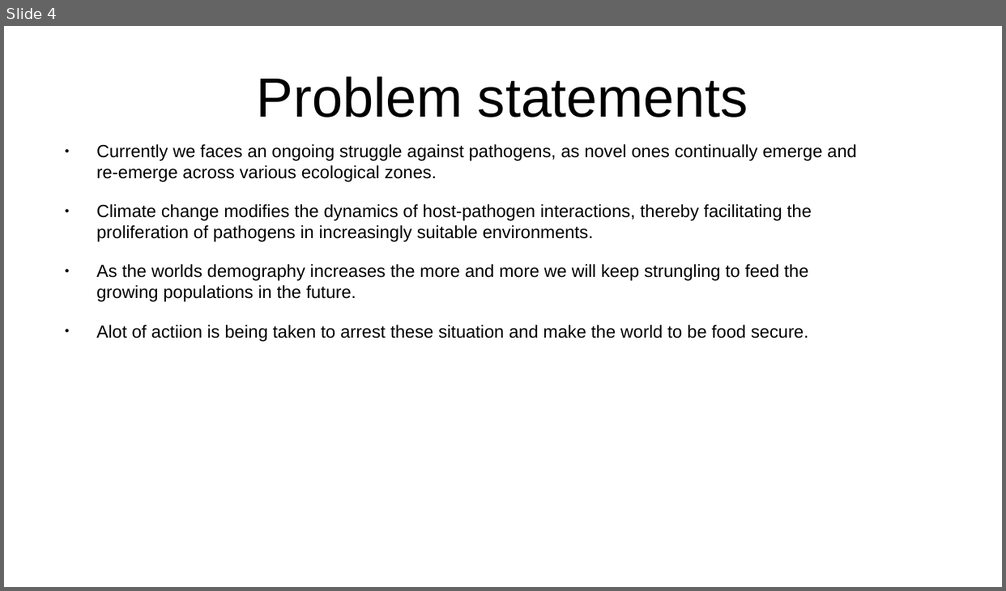
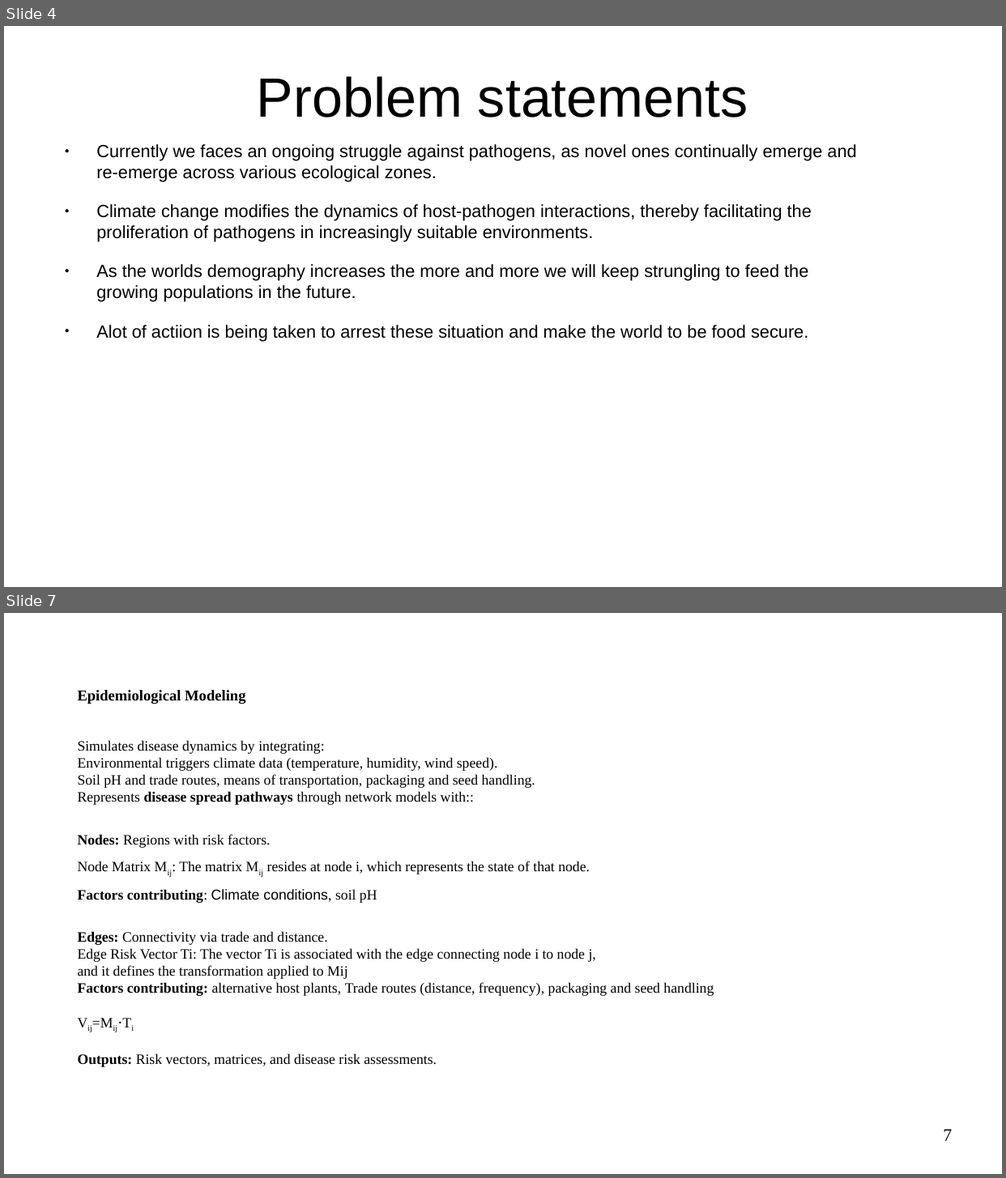
Before and after one commit to ShadrackOdikara/FutureProofAgricAIBreedingEpidemiology, a slide deck: Documentation/20th January 2025 Presentation.pptx. Shown one above the other, each under a label of ours: slide 4 before the commit, slides 4 and 7 after it; the slides between them are not shown. The pictures are 1006x591 and 1006x1178 pixels, drawn with LibreOffice and Linux fonts; fonts in the diff are those of the drawing. Boxes give left, top, right and bottom in pixels: in the first picture for what was removed or moved away, otherwise in the second. Text is boxed around its words. In the diff, an @@ line names an element or a change of style, - is before the commit and + after.

```diff
--- a/Documentation/20th January 2025 Presentation.pptx
+++ b/Documentation/20th January 2025 Presentation.pptx
@@ slide 7 added at (x1=4, y1=613, x2=1002, y2=1174), background #FFFFFF @@
@@ text added at (x1=78, y1=690, x2=245, y2=704), 12 pt, text #000000, bold @@
+Epidemiological Modeling
@@ text added at (x1=78, y1=740, x2=714, y2=1067), 11.4 pt, text #000000 @@
+Simulates disease dynamics by integrating:
+Environmental triggers climate data (temperature, humidity, wind speed).
+Soil pH and trade routes, means of transportation, packaging and seed handling.
+Represents disease spread pathways through network models with::
+Nodes: Regions with risk factors.
+Node Matrix Mij: The matrix Mij resides at node i, which represents the state of that node.
+Factors contributing: Climate conditions, soil pH
+Edges: Connectivity via trade and distance.
+Edge Risk Vector Ti: The vector Ti is associated with the edge connecting node i to node j,
+and it defines the transformation applied to Mij
+Factors contributing: alternative host plants, Trade routes (distance, frequency), packaging and seed handling
+Vij=Mij⋅Ti
+Outputs: Risk vectors, matrices, and disease risk assessments.
@@ page number added at (x1=943, y1=1129, x2=952, y2=1141), 14 pt, text #000000 @@
+7
```
Also in this commit, not shown: 6 slides changed, 5 other slides added, 5 slides removed, 19 other files.
